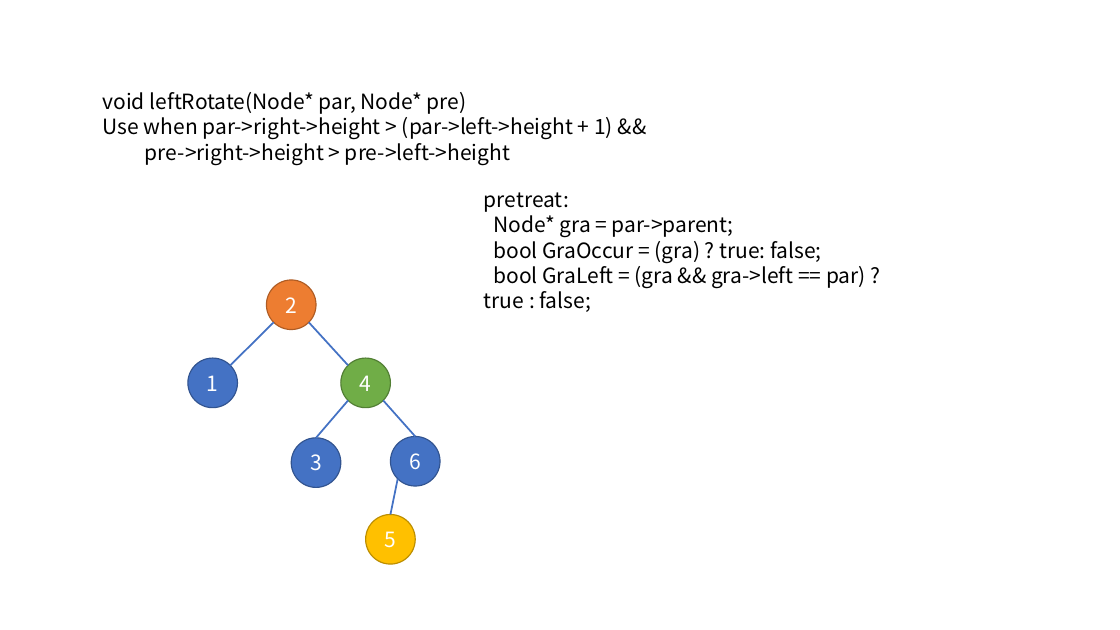
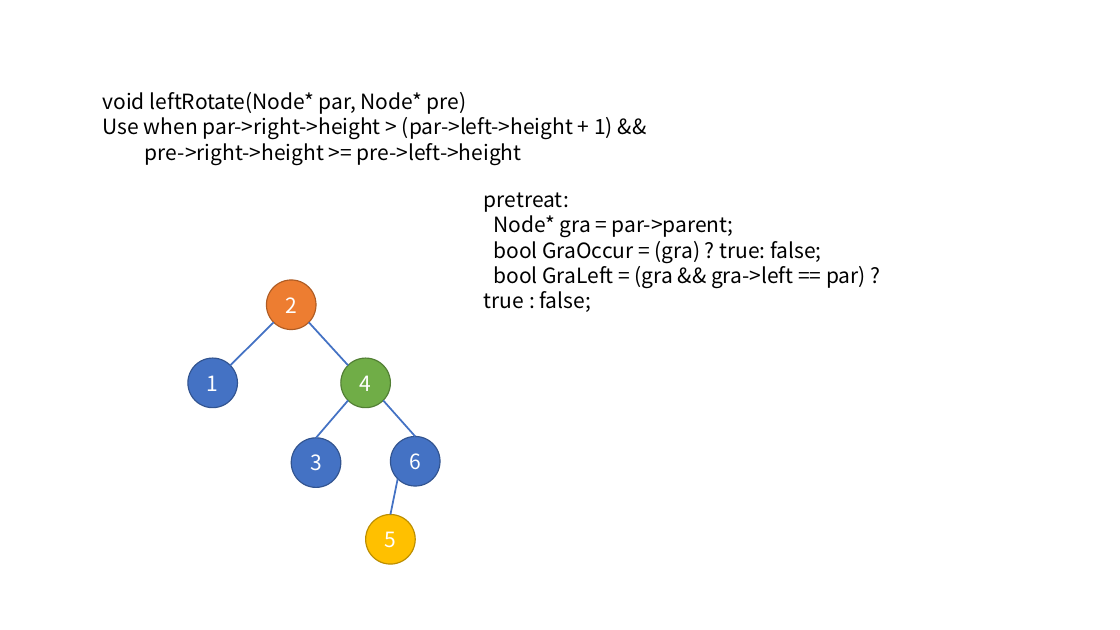
Before and after one commit to blacksea3/C--STL-test, a slide deck: slide 3 of other/CppAlgs/AVLtree.pptx. Drawn at 1120x630 pixels with LibreOffice and Linux fonts; fonts in the diff are those of the drawing. Boxes give left, top, right and bottom in pixels: in the first picture for what was removed or moved away, otherwise in the second. Text is boxed around its words. In the diff, an @@ line names an element or a change of style, - is before the commit and + after.

```diff
--- a/other/CppAlgs/AVLtree.pptx
+++ b/other/CppAlgs/AVLtree.pptx
@@ text at bbox=[145, 139, 522, 165]: text changed @@
-pre->right->height > pre->left->height
+pre->right->height >= pre->left->height
```
Also in this commit, not shown: 8 other slides changed, 5 other files.
